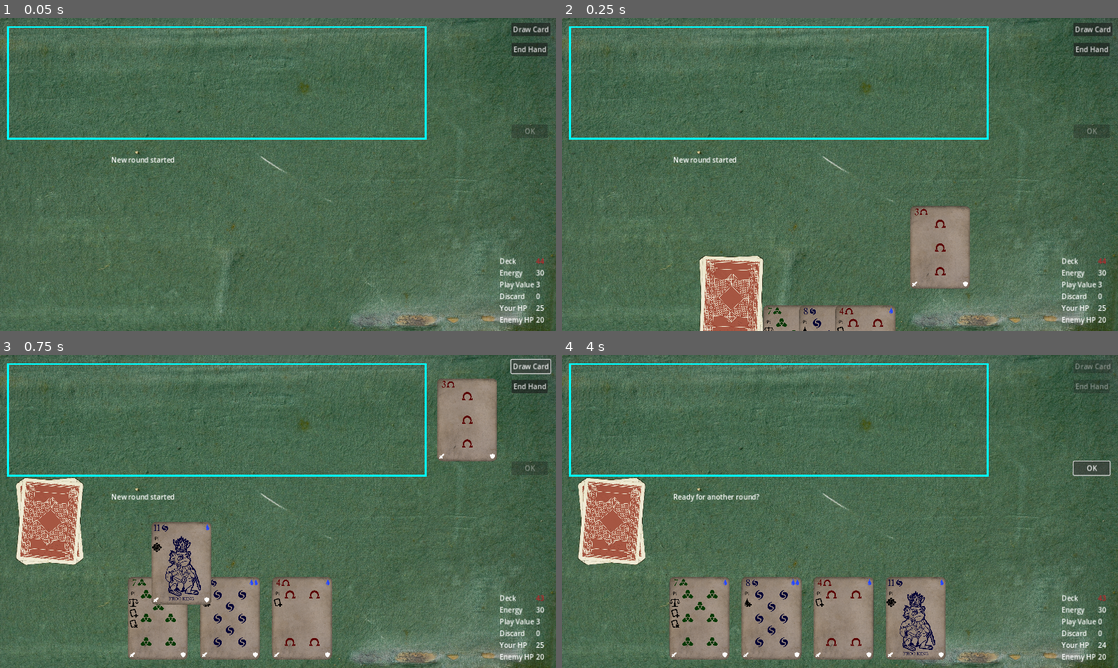
Above: before the commit, frames 1-4 (two rows, left to right).
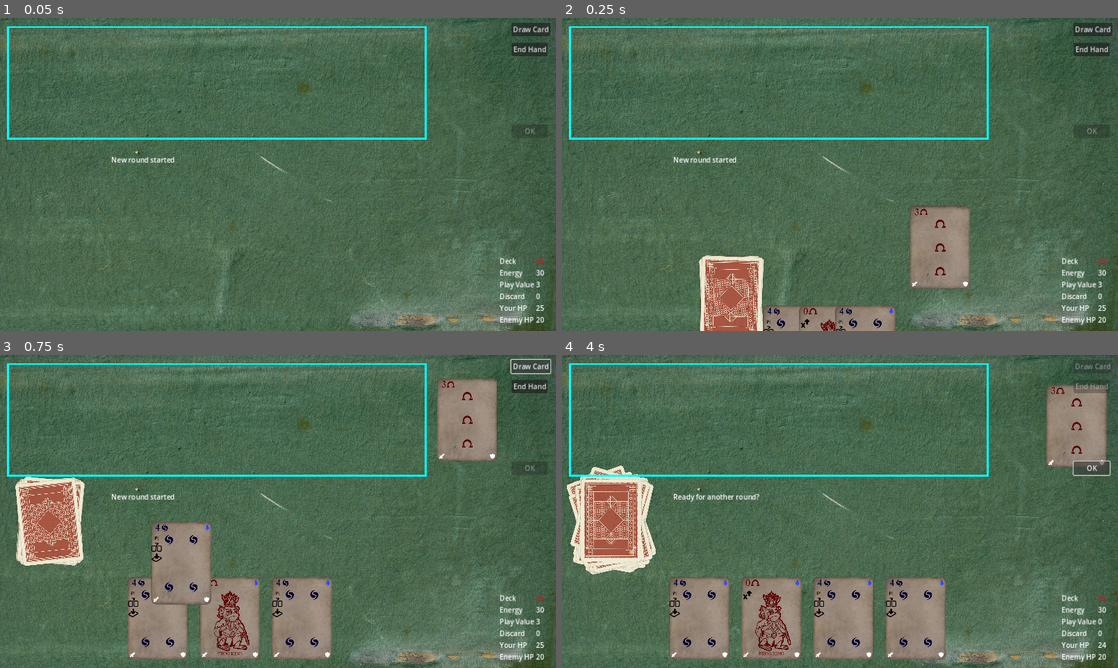
Above: after the commit, the same moments.

Repository: TicklesTheBrain/CardBuilder
Game: Godot game, scene res://game.tscn
Two runs of this game, one before a commit and one after it. Both use one fixed random seed, a clock stepped at 60 frames per second and the inputs below.
Inputs:
- Up to frame 1 (0.05 s): no input
- Up to frame 2 (0.25 s): no input
- Up to frame 3 (0.75 s): click "Draw Card" at 0.5 s
- Up to frame 4 (4 s): click "End Hand" at 1.25 s; click "OK" at 2 s; click "OK" at 2.75 s; click "OK" at 3.5 s

Frame 1 is identical in both runs. In frame 2, 1.3% of the frame differs, in the area x 24-58%, y 75-100%; in frame 3, 3.2%; in frame 4, 7.0%, in the area x 0-98%, y 9-96%.

Commit message:
improved pile shuffling

Diff:
--- a/cardAbstractions/cardContainer.gd
+++ b/cardAbstractions/cardContainer.gd
@@ -100,7 +100,7 @@
 		while (not checkFull() and not feedContainer.checkEmpty()):
 			var newCard = feedContainer.drawCard()
 			addCard(newCard, addToTopWhenFeeding)
-	shuffle()
+		shuffle()
 	var cardToDraw = getTop()
 	removeCard(cardToDraw)
 	return cardToDraw
@@ -142,3 +142,6 @@
 			bustValue = mod.calculate(self, bustValue)
 
 	return bustValue
+
+func getCardPosition(card: CardData):
+	return cards.find(card)
--- a/cardImageTemplate.tscn
+++ b/cardImageTemplate.tscn
@@ -34,6 +34,7 @@
 [ext_resource type="Texture2D" uid="uid://dg0s7aahhlav6" path="res://assets/cardInfoSymbols/swordUpSym.png" id="31_hbsox"]
 [ext_resource type="Texture2D" uid="uid://dvdq4uywgjh4d" path="res://assets/cardInfoSymbols/conditionSym.png" id="32_3q8w2"]
 [ext_resource type="Texture2D" uid="uid://coqs5xchy0834" path="res://assets/cardInfoSymbols/swordDownSym.png" id="32_fdf8n"]
+[ext_resource type="Texture2D" uid="uid://lbph2x50s2lx" path="res://assets/cardInfoSymbols/multiManaUnkownSym.png" id="33_v1k4t"]
 [ext_resource type="Texture2D" uid="uid://rrnjxbu4mjj5" path="res://assets/cardInfoSymbols/multiSwordSym.png" id="33_vgrqk"]
 [ext_resource type="Texture2D" uid="uid://0phbw3dey6cw" path="res://assets/cardInfoSymbols/xUpSym.png" id="34_n6nk0"]
 [ext_resource type="Texture2D" uid="uid://c3fdci3uqpuvr" path="res://assets/cardInfoSymbols/xDownSym.png" id="35_b5kkd"]
@@ -214,6 +215,12 @@
 cardEffectSymbolFlag = 23
 identifier = ""
 texture = ExtResource("32_3q8w2")
+
+[sub_resource type="Resource" id="Resource_k7l0o"]
+script = ExtResource("15_mwoi4")
+cardEffectSymbolFlag = 25
+identifier = ""
+texture = ExtResource("33_v1k4t")
 
 [node name="SubViewport" type="SubViewport" node_paths=PackedStringArray("infoSymbolsColumn", "infoColumnLetter", "infoColumnSymbol", "numberLabel", "cornerSymbol", "symbolPositions", "coloredGroup", "doublingMana", "doublingShield", "doublingSword", "cardFace", "cardNameLabel")]
 transparent_bg = true
@@ -235,7 +242,7 @@
 cardNameLabel = NodePath("DebugNestingLevel/ColoredGroup/cardName")
 maxColumnItems = 7
 typeProperties = Array[ExtResource("3_rpyhr")]([SubResource("Resource_ve20g"), SubResource("Resource_11f8w"), SubResource("Resource_kggi4"), SubResource("Resource_cqa7h")])
-cardEffectSymbolReference = Array[ExtResource("15_mwoi4")]([ …(733 unchanged characters)… e_cc12k"), SubResource("Resource_u2qw2")])
+cardEffectSymbolReference = Array[ExtResource("15_mwoi4")]([ …(733 unchanged characters)… e_cc12k"), SubResource("Resource_u2qw2"), SubResource("Resource_k7l0o")])
 playConditionSymbol = ExtResource("32_3q8w2")
 defaultSymbol = ExtResource("38_qyqde")
 
--- a/cardInterfaceStuff/CardDisplaySink.gd
+++ b/cardInterfaceStuff/CardDisplaySink.gd
@@ -3,12 +3,13 @@
 
 @export var positionMarker: Marker2D
 
-func scuttleCards():
-	activeTween = get_tree().create_tween().set_parallel()
+func scuttleCardsSpecific():
 	for cd in cards:
-		activeTween.tween_property(cd, "position", positionMarker.position, cardMoveTime)
-		activeTween.tween_callback(cd.queue_free)
-		activeTween.tween_callback(removeCardDisplay.bind(cd))
+		var newTween = get_tree().create_tween()
+		newTween.tween_property(cd, "position", positionMarker.position, cardMoveTime)
+		newTween.tween_callback(cd.queue_free)
+		newTween.tween_callback(removeCardDisplay.bind(cd))
+		addInterruptableTween(cd, newTween)
 
 func setupContainerSpecific():
 	logicalContainer.originMarker = positionMarker
--- a/cardInterfaceStuff/FixedPositionController.gd
+++ b/cardInterfaceStuff/FixedPositionController.gd
@@ -3,16 +3,17 @@
 
 @export var posCollections: Array[Node2D]
 
-func scuttleCards():
+func scuttleCardsSpecific():
 
 	if cards.size() < 1:
 		return
 
 	var i = 0
 	var currentCollection = posCollections[cards.size()-1].get_children()
-	activeTween = get_tree().create_tween().set_parallel()
 
 	for card: CardDisplay in cards:
 		var newMarker = currentCollection[i]
 		i +=1
-		activeTween.tween_property(card,"position", newMarker.position, cardMoveTime)
+		var newTween = get_tree().create_tween()
+		newTween.tween_property(card,"position", newMarker.position, cardMoveTime)
+		addInterruptableTween(card, newTween)
--- a/cardInterfaceStuff/cardDisplay.gd
+++ b/cardInterfaceStuff/cardDisplay.gd
@@ -41,6 +41,7 @@
 var prevCost: int
 var prevRevealed: bool
 
+var broughtToFront: bool
 var previousZOrder: int
 var graftToShow: CardData
 var cardData: CardData
@@ -190,12 +191,11 @@
 func showDetailed():
 	if cardData.revealed:
 		detailedInfoRoot.visible = true
-	previousZOrder = z_index
-	z_index = 100
+	bringToFront()
 
 func hideDetailed():
 	detailedInfoRoot.visible = false
-	z_index = previousZOrder
+	bringBackFromFront()
 
 func updateTextField(textFieldToFormat: RichTextLabel, newText: String, prefix: String = ""):
 	if newText != "":
@@ -204,3 +204,18 @@
 	else:
 		textFieldToFormat.text = ""
 		textFieldToFormat.visible = false
+
+func bringToFront():
+	broughtToFront = true
+	previousZOrder = z_index
+	z_index = 100
+
+func bringBackFromFront():
+	broughtToFront = false
+	z_index = previousZOrder
+
+func setRegularZIndex(newIndex: int):
+	if broughtToFront:
+		previousZOrder = newIndex
+	else:
+		z_index = newIndex
--- a/cardInterfaceStuff/cardPositionController.gd
+++ b/cardInterfaceStuff/cardPositionController.gd
@@ -9,7 +9,8 @@
 @export var resetRotationTo: float = 0
 @export var reverseZ: bool = false
 
-var activeTween: Tween
+var interruptableTweens = {} #Tweens that can be interrupted if new interruptable or mandatory is made
+var mandatoryTweens = {} #Tweens that cannot be interrupted unless cardDisplay is removed from controller
 
 var cards: Array[CardDisplay] = []
 var setupDone: bool = false
@@ -30,7 +31,6 @@
 	var cardDisplay = CardDisplayLord.getCardDisplay(cardData)
 	addCardDisplay(cardDisplay)
 	if canvasLayer:
-		#print('triggered add child')
 		cardDisplay.get_parent().remove_child(cardDisplay)
 		canvasLayer.add_child(cardDisplay)
 
@@ -48,14 +48,7 @@
 
 	newCard.positionController = self
 	cards.push_back(newCard)
-	if not reverseZ:
-		newCard.z_index = cards.size()
-	else:
-		newCard.z_index = -cards.size()
-	newCard.previousZOrder = cards.size() #TODO: this needs its own dedicated method, smells
-	print(name, ' add card display triggered, new z_index ', newCard.z_index)
-	stopPreviousTween()
-	resetCardRotation()
+	updateCardZIndex()
 	scuttleCards()
 
 func removeCardDisplay(cardToRemove: CardDisplay):
@@ -63,7 +56,8 @@
 		return
 
 	cards.erase(cardToRemove)
-	stopPreviousTween()
+	removeInterruptableTween(cardToRemove)
+	removeMandatoryTween(cardToRemove)
 	scuttleCards()
 
 func setupNewLogicalContainer(newContainer = null):
@@ -76,20 +70,24 @@
 
 	logicalContainer.cardAdded.connect(addCardData)
 	logicalContainer.cardRemoved.connect(removeCardData)
+	logicalContainer.shuffled.connect(showShuffle)
 
 	setupContainerSpecific()
 
 	setupDone = true
 
 func scuttleCards():
+	resetCardRotation()
+	#stopPreviousTween()
+	scuttleCardsSpecific()
+
+func scuttleCardsSpecific():
 	print("generic scuttle cards for position controller not overrriden")
 	pass
 
 func _onCardDragReleased(cardDisplay: CardDisplay):
 	if cards.has(cardDisplay):
-		stopPreviousTween()
-		resetCardRotation()
-		scuttleCards()
+			scuttleCards()
 
 func setupContainerSpecific():
 	print("setup container specific not overriden, might be alright")
@@ -99,10 +97,44 @@
 		for card in cards:
 			card.rotation_degrees = resetRotationTo
 
-		#print(name,' card rotation reset', cards.map(func(c): return c.rotation_degrees))
+func showShuffle():
+	updateCardZIndex()
+	showShuffleSpecific()
 
-func stopPreviousTween():
-	print(name, "stop previous tween called")
-	if activeTween != null and activeTween.is_running():
-		activeTween.kill()
-		activeTween = null
+func showShuffleSpecific():
+	pass # Override by inheriting if needed
+
+func updateCardZIndex():
+	for cardDisplay in cards:
+		var cardPosition = logicalContainer.getCardPosition(cardDisplay.cardData)
+		if reverseZ:
+			cardDisplay.setRegularZIndex(-cardPosition)
+		else:
+			cardDisplay.setRegularZIndex(cardPosition)
+
+func addMandatoryTween(card: CardDisplay, tween: Tween):
+	removeInterruptableTween(card)
+	mandatoryTweens[card] = tween
+	tween.finished.connect(removeMandatoryTween.bind(card))
+
+func removeMandatoryTween(card: CardDisplay):
+	if not mandatoryTweens.has(card):
+		return
+	mandatoryTweens[card].kill()
+	mandatoryTweens.erase(card)
+
+func addInterruptableTween(card: CardDisplay, tween: Tween):
+	if mandatoryTweens.has(card):
+		tween.kill()
+	if interruptableTweens.has(card):
+		interruptableTweens[card].kill()
+		interruptableTweens.erase(card)
+
+	interruptableTweens[card] = tween
+	tween.finished.connect(removeInterruptableTween.bind(card))
+
+func removeInterruptableTween(card: CardDisplay):
+	if not interruptableTweens.has(card):
+		return
+	interruptableTweens[card].kill()
+	interruptableTweens.erase(card)
--- a/cardInterfaceStuff/dynamicPositionController.gd
+++ b/cardInterfaceStuff/dynamicPositionController.gd
@@ -13,7 +13,7 @@
 
 var relevantShape: CollisionShape2D
 
-func scuttleCards():
+func scuttleCardsSpecific():
 
 	if cards.size() < 1:
 		return
@@ -76,15 +76,13 @@
 		startingPoint = centerPos - Vector2(totalCardWidth/2, 0) + Vector2(cardWidth/2,0)
 
 	var i = 0
-	if activeTween == null or not activeTween.is_running(): #TODO: this can potential call problems, when starting tween on already finished ones
-		activeTween = get_tree().create_tween().set_parallel()
 
 	for card: CardDisplay in rowCards:
 		var cardPosition = startingPoint + Vector2(i*distanceBetweenCards,0)
 		i +=1
-		activeTween.tween_property(card,"position", cardPosition, cardMoveTime)
-		print(' tween started for dynamic position controller card ', card.name)
-
+		var newTween = get_tree().create_tween()
+		newTween.tween_property(card,"position", cardPosition, cardMoveTime)
+		addInterruptableTween(card, newTween)
 
 func switchCardArea(newId: int):
 	cardAreaId = newId
--- a/cardInterfaceStuff/effectDisplayProperties.gd
+++ b/cardInterfaceStuff/effectDisplayProperties.gd
@@ -1,6 +1,8 @@
 extends CardDisplayProperties
 class_name EffectDisplayProperties
 
-enum SymbolFlags {BUST_DOWN, BUST_UP, CARD_ADD, CARD_DESTROY, CARD_DISCARD, CARD_DRAW, CARD_CREATE, DISCARD_SELF, CARD_GRAFT, MANA_MINUS, MANA_PLUS, MULTI_MANA_MINUS, MULTI_MANA_PLUS, SHIELD_UP, SHIELD_DOWN, SHIELD_MULTI, SWORD_UP, SWORD_DOWN, SWORD_MULTI, X_UP, X_DOWN, X_UNKNOWN, MULTI_MODIFIER, CONDITIONAL, CHOOSE}
+enum SymbolFlags {BUST_DOWN, BUST_UP, CARD_ADD, CARD_DESTROY, CARD_DISCARD, CARD_DRAW, CARD_CREATE, DISCARD_SELF,
+ CARD_GRAFT, MANA_MINUS, MANA_PLUS, MULTI_MANA_MINUS, MULTI_MANA_PLUS, SHIELD_UP, SHIELD_DOWN, SHIELD_MULTI, SWORD_UP,
+  SWORD_DOWN, SWORD_MULTI, X_UP, X_DOWN, X_UNKNOWN, MULTI_MODIFIER, CONDITIONAL, CHOOSE, MULTI_MANA_UNKOWN}
 
 @export var cardEffectSymbolFlag: SymbolFlags
--- a/cardInterfaceStuff/pilePositionController.gd
+++ b/cardInterfaceStuff/pilePositionController.gd
@@ -2,28 +2,72 @@
 class_name PilePositionController
 
 @export var pileCenter: Marker2D
-@export var rotationPlusMinus: float
+@export var positionDriftX: float
+@export var positionDriftY: float
+@export var rotationDrift: float
+@export var shufflePositionDriftX: float
+@export var shufflePositionDriftY: float
+@export var shuffleRotationDrift: float
+@export var shuffleTime: float
+@export var shuffleTimeDrift: float
 
 var rotations = {}
+var positions = {}
 
-func scuttleCards():
+#TODO: scuttleSpecific and ShuffleSpecific to fix mismatch between visual and logic after shuffling
+
+func scuttleCardsSpecific():
 
 	if cards.size() < 1:
 		rotations = {}
+		positions = {}
 		return
 
 	for card in cards:
 		if not rotations.has(card):
 			rotations[card] = getNewRotation()
+		if not positions.has(card):
+			positions[card] = getNewPosition()
 
 	for card in rotations.keys():
 		if not cards.has(card):
 			rotations.erase(card)
 
-	activeTween = get_tree().create_tween().set_parallel()
+	for card in positions.keys():
+		if not cards.has(card):
+			positions.erase(card)
+
 	for card in cards:
-		activeTween.tween_property(card, "position", pileCenter.position, cardMoveTime)
-		activeTween.tween_property(card, "rotation_degrees", rotations[card], cardMoveTime)
+		var newTween = get_tree().create_tween().set_parallel()
+		newTween.tween_property(card, "position", positions[card], cardMoveTime)
+		newTween.tween_property(card, "rotation_degrees", rotations[card], cardMoveTime)
+		addInterruptableTween(card, newTween)
 
 func getNewRotation():
-	return randf_range(-rotationPlusMinus, rotationPlusMinus)
+	return randf_range(-rotationDrift, rotationDrift)
+
+func getNewPosition():
+	return pileCenter.position + Vector2(Vector2(randf_range(-positionDriftX, positionDriftX), randf_range(-positionDriftY, positionDriftY)))
+
+func showShuffleSpecific():
+
+	#First let's set up a new rotation and position for each card
+	for display in rotations.keys():
+		rotations[display] = getNewRotation()
+
+	for display in positions.keys():
+		positions[display] = getNewPosition()
+
+	#Second let's set up a shuffle out parameters for each card and make tweeners
+	for card in cards:
+		var outTime = shuffleTime/2 + randf_range(0, shuffleTimeDrift)
+		var outPos = pileCenter.position + Vector2(randf_range(-shufflePositionDriftX, shufflePositionDriftX), randf_range(-shufflePositionDriftY, shufflePositionDriftY))
+		var outRot = card.rotation + randf_range(-shuffleRotationDrift, shuffleRotationDrift)
+		var inTime = shuffleTime - outTime
+		assert(inTime > 0)
+		var newTween = get_tree().create_tween()
+		newTween.tween_property(card, "position", outPos, outTime)
+		newTween.parallel().tween_property(card, "rotation_degrees", outRot, outTime)
+		newTween.tween_property(card, "position", positions[card], inTime)
+		newTween.parallel().tween_property(card, "rotation_degrees", rotations[card], inTime)
+		addMandatoryTween(card, newTween)
--- a/content/debug_enemyDeck.tres
+++ b/content/debug_enemyDeck.tres
@@ -48,7 +48,7 @@
 debug = false
 cardName = ""
 revealed = false
-cardBack = 0
+cardBack = 1
 graft = false
 value = SubResource("Resource_nj6hy")
 type = SubResource("Resource_hisbt")
--- a/game.gd
+++ b/game.gd
@@ -218,6 +218,7 @@
 
 	enemy.playArea.disposeAll()
 	player.playArea.disposeAll()
+	player.deck.shuffle()
 
 	okButton.disabled = false
 
--- a/game.tscn
+++ b/game.tscn
@@ -124,27 +124,18 @@
 
 [node name="HandManager" type="Node" parent="Logic/Player" node_paths=PackedStringArray("feedContainer", "disposeContainer")]
 script = ExtResource("12_q8pst")
-maxCards = null
-cards = null
 feedContainer = NodePath("../DiscardManager")
 disposeContainer = NodePath("../DiscardManager")
 addTriggerType = 4
-modifiers = null
 overrideRevealed = true
-overrideRevealedState = null
-addToTopWhenFeeding = null
 
 [node name="PlayAreaManager" type="Node" parent="Logic/Player" node_paths=PackedStringArray("bustCounter", "disposeContainer")]
 script = ExtResource("12_q8pst")
 maxCards = 6
-cards = null
 bustCounter = NodePath("ValueCounter")
 disposeContainer = NodePath("../DiscardManager")
 addTriggerType = 1
-modifiers = null
 overrideRevealed = true
-overrideRevealedState = null
-addToTopWhenFeeding = null
 
 [node name="ValueCounter" type="Node" parent="Logic/Player/PlayAreaManager" node_paths=PackedStringArray("label")]
 script = ExtResource("11_rgdhd")
@@ -160,13 +151,6 @@
 
 [node name="DiscardManager" type="Node" parent="Logic/Player"]
 script = ExtResource("12_q8pst")
-maxCards = null
-cards = null
-addTriggerType = null
-modifiers = null
-overrideRevealed = null
-overrideRevealedState = null
-addToTopWhenFeeding = null
 
 [node name="AmountCounter" type="Node" parent="Logic/Player/DiscardManager" node_paths=PackedStringArray("label")]
 script = ExtResource("11_rgdhd")
@@ -196,24 +180,15 @@
 [node name="EnemyHand" type="Node" parent="Logic/Enemy"]
 script = ExtResource("12_q8pst")
 maxCards = 0
-cards = null
-addTriggerType = null
-modifiers = null
 overrideRevealed = true
-overrideRevealedState = null
-addToTopWhenFeeding = null
 
 [node name="EnemyPlayArea" type="Node" parent="Logic/Enemy" node_paths=PackedStringArray("bustCounter", "disposeContainer")]
 script = ExtResource("12_q8pst")
 maxCards = 6
-cards = null
 bustCounter = NodePath("ValueCounter")
 disposeContainer = NodePath("../EnemyDiscard")
 addTriggerType = 1
-modifiers = null
 overrideRevealed = true
-overrideRevealedState = null
-addToTopWhenFeeding = null
 
 [node name="ValueCounter" type="Node" parent="Logic/Enemy/EnemyPlayArea" node_paths=PackedStringArray("label")]
 script = ExtResource("11_rgdhd")
@@ -229,13 +204,6 @@
 
 [node name="EnemyDiscard" type="Node" parent="Logic/Enemy"]
 script = ExtResource("12_q8pst")
-maxCards = null
-cards = null
-addTriggerType = null
-modifiers = null
-overrideRevealed = null
-overrideRevealedState = null
-addToTopWhenFeeding = null
 
 [node name="EnemyDeck" type="Node" parent="Logic/Enemy" node_paths=PackedStringArray("feedContainer")]
 script = ExtResource("3_8edax")
@@ -329,7 +297,14 @@
 [node name="DeckDisplayPile" type="Node2D" parent="." node_paths=PackedStringArray("pileCenter", "logicalContainer")]
 script = ExtResource("14_27y8n")
 pileCenter = NodePath("DeckOrigin")
-rotationPlusMinus = 5.6
+positionDriftX = 3.0
+positionDriftY = 3.0
+rotationDrift = 6.0
+shufflePositionDriftX = 15.0
+shufflePositionDriftY = 30.0
+shuffleRotationDrift = 35.0
+shuffleTime = 1.5
+shuffleTimeDrift = 0.3
 logicalContainer = NodePath("../Logic/Player/DeckManager")
 resetRotation = false
 reverseZ = true
--- a/pocket.tscn
+++ b/pocket.tscn
@@ -97,10 +97,11 @@
 
 [node name="PocketContainer" type="Node" parent="."]
 script = ExtResource("2_1vbvx")
+overrideRevealed = true
+addToTopWhenFeeding = false
 
-[node name="PocketDynamicPosition" type="Node2D" parent="." node_paths=PackedStringArray("cardAreas", "logicalContainer", "canvasLayer")]
+[node name="PocketDynamicPosition" type="Node2D" parent="." node_paths=PackedStringArray("logicalContainer", "canvasLayer")]
 script = ExtResource("2_sxrrm")
-cardAreas = [NodePath("ShapeSmall"), NodePath("ShapeMid"), NodePath("ShapeBig"), NodePath("ShapeFull")]
 logicalContainer = NodePath("../PocketContainer")
 canvasLayer = NodePath("..")
 
Binary file added: assets/cardInfoSymbols/multiManaUnkownSym.png
Not shown, added: assets/cardInfoSymbols/multiManaUnkownSym.png.import
Not shown: 1 places in cardImageTemplate.tscn that only renumber resources
